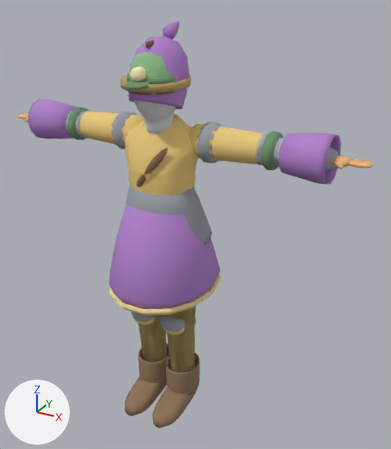
Before and after pictures for a commit that changed the glTF model client/assets/proto/characters/humanoid.glb.
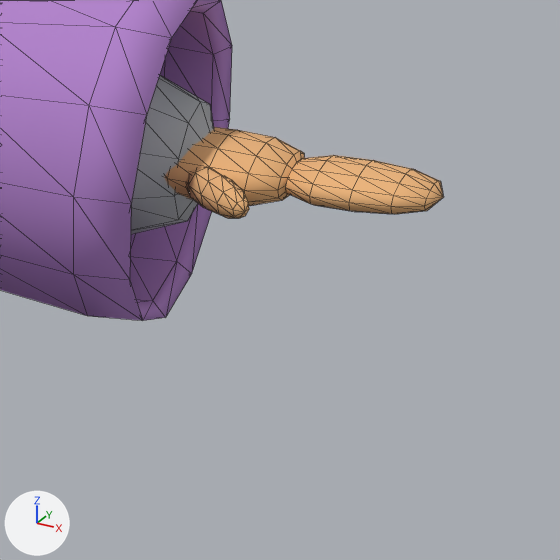
The first picture shows the older version from a 50 mm camera at (1.292, -2.018, 2.071) aimed at (0.122, 0.108, 1.008). The close-ups show the older and then the newer version on the part from 78% to 100% of the width and 30% to 49% of the height of that picture. Only the edits that show in the close-ups are written down. Lighting does not change. The marker at lower left points along +X, +Y and +Z. The close-ups show mesh edges as thin lines.

In view in the first close-up: 'cloth_robe', 'plate_chest', 'region_hands'.
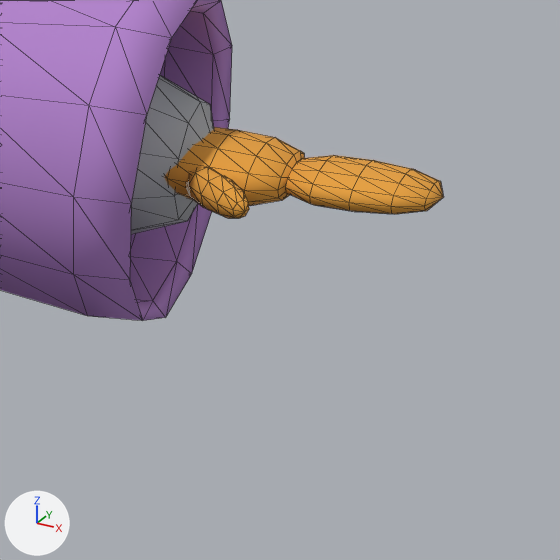
Where the change shows, as pixel boxes [x1, y1, x2, y2] in the close-ups (560 x 560 px):
```json
{"object": "region_hands", "change": "recoloured", "before": [164, 127, 443, 218], "after": [164, 127, 443, 218], "on screen": "beige to orange"}
```

Scene script edits in JSON lines:
```json
{"op": "set", "path": "mat_human_body.base_color", "old": "(0.86, 0.47, 0.2)", "new": "(0.815, 0.361, 0.044)", "note": "beige #efb67c -> orange #e9a23b"}
```
